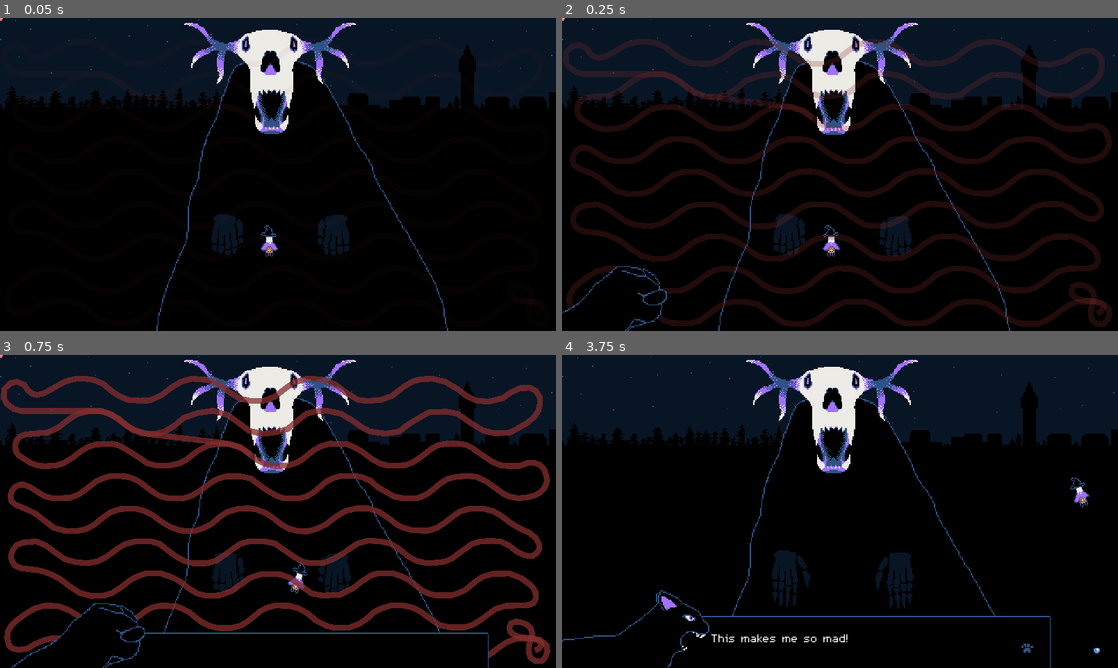
Above: before the commit, frames 1-4 (two rows, left to right).
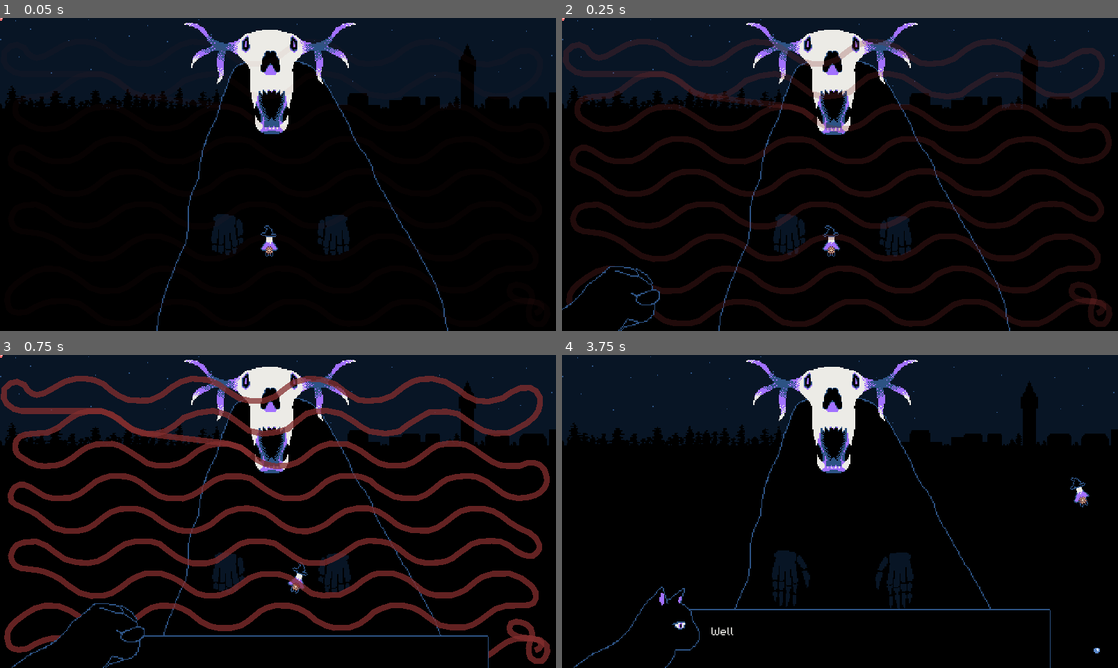
Above: after the commit, the same moments.

Repository: Chainsawkitten/Fairbanks-Hell-Lich
Game: Godot game, scene res://scenes/test.tscn
Same seed, same stepped clock (60 frames per second), same inputs: the game is played once before the commit and once after it.
Inputs:
- Up to frame 1 (0.05 s): no input
- Up to frame 2 (0.25 s): no input
- Up to frame 3 (0.75 s): tap Enter (ui_accept) at 0.5, 0.6 s; hold Right (ui_right) from 0.53 s (still down)
- Up to frame 4 (3.75 s): tap Enter (ui_accept) at 0.77, 1.07, 1.35, 1.52, 1.82, 2.1, 2.85, 3.02, 3.32, 3.6 s; release Right (ui_right) at 1.28 s; hold Down (ui_down) 1.28-2.03 s; hold Right (ui_right) 2.03-2.78 s; hold Up (ui_up) 2.78-3.53 s; hold Left (ui_left) from 3.53 s (still down)

Frame 1 is identical in both runs. In frame 2, 0.4% of the frame differs, in the area x 0-19%, y 79-100%; in frame 3, 0.6%; in frame 4, 1.4%, in the area x 0-88%, y 74-100%.

Commit message:
Some cutscenes

Diff:
--- a/scenes/test.tscn
+++ b/scenes/test.tscn
@@ -6,6 +6,7 @@
 [ext_resource path="res://scenes/orb.tscn" type="PackedScene" id=4]
 [ext_resource path="res://music/killers-by-kevin-macleod.ogg" type="AudioStream" id=5]
 [ext_resource path="res://scenes/message_box.tscn" type="PackedScene" id=6]
+[ext_resource path="res://scripts/cutscene_controller.gd" type="Script" id=7]
 
 [node name="Node2D" type="Node2D"]
 
@@ -30,3 +31,6 @@
 
 [node name="MessageBox" parent="." instance=ExtResource( 6 )]
 visible = false
+
+[node name="CutsceneController" type="Node" parent="."]
+script = ExtResource( 7 )
--- /dev/null
+++ b/scripts/cutscene_controller.gd
@@ -0,0 +1,68 @@
+extends Node
+
+# The different cutscenes.
+enum CUTSCENE { INTRO, FORESIGHT, HIT_THE_ORB, FIRST_HIT, ENDING }
+
+var has_played = []
+
+onready var message_box = get_node("../MessageBox")
+
+# Called when the node enters the scene tree for the first time.
+func _ready():
+	has_played.resize(CUTSCENE.size())
+
+# Called every frame. 'delta' is the elapsed time since the previous frame.
+func _process(delta):
+	# Play the intro on the first frame.
+	play_cutscene(CUTSCENE.INTRO)
+
+# Play a cutscene, but only if it hasn't been played before.
+func play_cutscene(cutscene):
+	if !has_played[cutscene]:
+		play_cutscene_regardless(cutscene)
+
+# Play a cutscene, regardless of whether it has been played before.
+func play_cutscene_regardless(cutscene):
+	if cutscene == CUTSCENE.INTRO:
+		intro()
+	elif cutscene == CUTSCENE.FORESIGHT:
+		foresight()
+	elif cutscene == CUTSCENE.HIT_THE_ORB:
+		hit_the_orb()
+	elif cutscene == CUTSCENE.FIRST_HIT:
+		first_hit()
+	elif cutscene == CUTSCENE.ENDING:
+		ending()
+	has_played[cutscene] = true
+
+# The intro cutscene.
+func intro():
+	message_box.add_message(message_box.CAT_FACEPAW, "You've really done it this time.")
+	message_box.add_message(message_box.CAT_NEUTRAL, "I have to admit.\nI didn't think you'd unleash a massive lich.")
+	message_box.add_message(message_box.CAT_NEUTRAL, "Well... what are you waiting for?")
+	message_box.add_message(message_box.CAT_SHOW_TEETH, "Let's kick some lich butt!")
+	message_box.show_messages(self, "intro_messages_done")
+
+func intro_messages_done():
+	foresight()
+
+# Tutorial explaining foresight.
+func foresight():
+	message_box.add_message(message_box.CAT_SHOW_TEETH, "Watch out! It's about to attack!")
+	message_box.add_message(message_box.CAT_SHOW_TEETH, "Use your foresight to determine the path of the orb!")
+	message_box.show_messages(self, "foresight_messages_done")
+
+func foresight_messages_done():
+	pass
+
+# Tutorial explaining how to hit the orb.
+func hit_the_orb():
+	pass
+
+# Tutorial explaining that you did damage.
+func first_hit():
+	pass
+
+# The ending cutscene.
+func ending():
+	pass
--- a/scripts/message_box.gd
+++ b/scripts/message_box.gd
@@ -42,9 +42,7 @@
 
 # Called when the node enters the scene tree for the first time.
 func _ready():
-	add_message(CAT_FACEPAW, "Don't tell me...\nThis is supposed to be riveting dialogue?")
-	add_message(CAT_SHOW_TEETH, "This makes me so mad!")
-	show_messages(self, "test_callback")
+	pass
 
 # Called every frame. 'delta' is the elapsed time since the previous frame.
 func _process(delta):
@@ -88,7 +86,7 @@
 func show_current_message():
 	var mes = messages[current_message]
 	set_icon(mes.icon)
-	label_node.set_text(mes.message)
+	label_node.set_text("")
 	timer = 0
 	character = 0
 	state = SCROLL_MESSAGE
@@ -127,6 +125,7 @@
 		show_current_message()
 	elif state == LEAVE :
 		visible = false
+		messages.clear()
 		callback_object.call(callback_method)
 
 func test_callback():
Not shown: 1 places in scenes/test.tscn that only renumber resources
